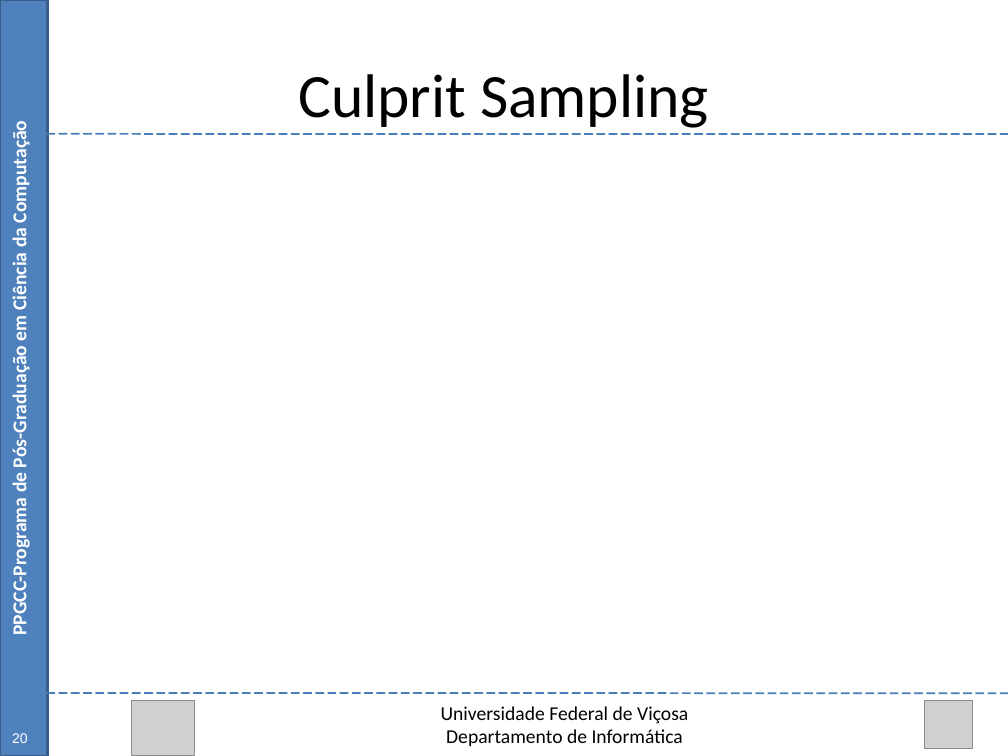
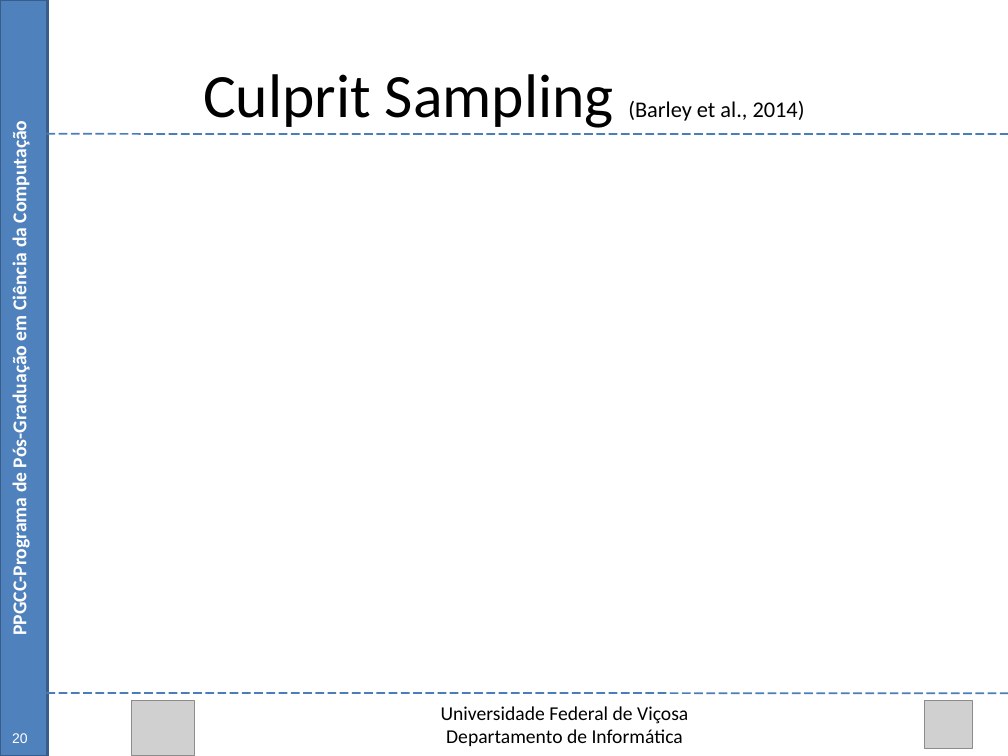
Before and after one commit to Marvinsky/research-marvin, a slide deck: slide 37 of latex/odp/dissertation_v4.odp. Drawn at 1008x756 pixels with LibreOffice and Linux fonts; fonts in the diff are those of the drawing; grey boxes stand for pictures. Boxes give left, top, right and bottom in pixels: in the first picture for what was removed or moved away, otherwise in the second. Text is boxed around its words. In the diff, an @@ line names an element or a change of style, - is before the commit and + after.

```diff
--- a/latex/odp/dissertation_v4.odp
+++ b/latex/odp/dissertation_v4.odp
@@ text at <box>203,74,805,128</box>: text changed; size 44 to 16 pt @@
-Culprit Sampling
+Culprit Sampling (Barley et al., 2014)
```
Also in this commit, not shown: 1 other slide changed, 2 slides added.
